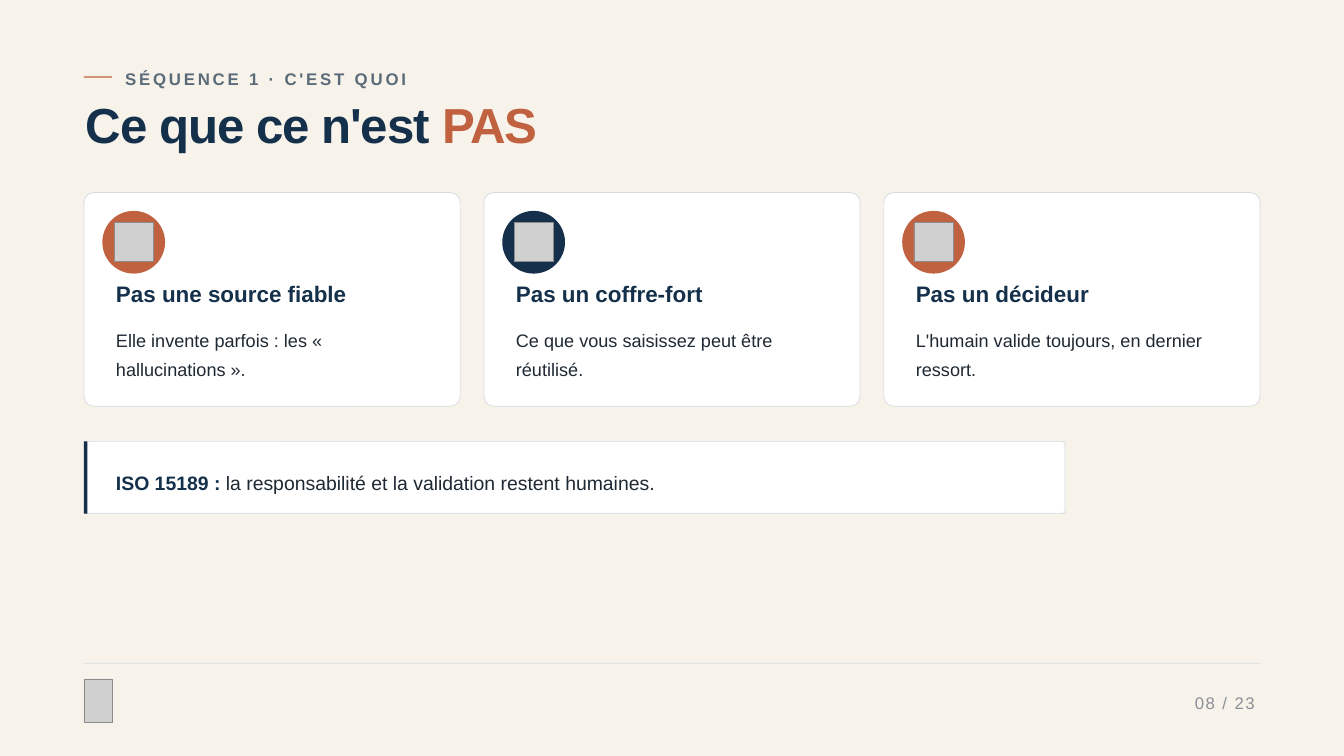
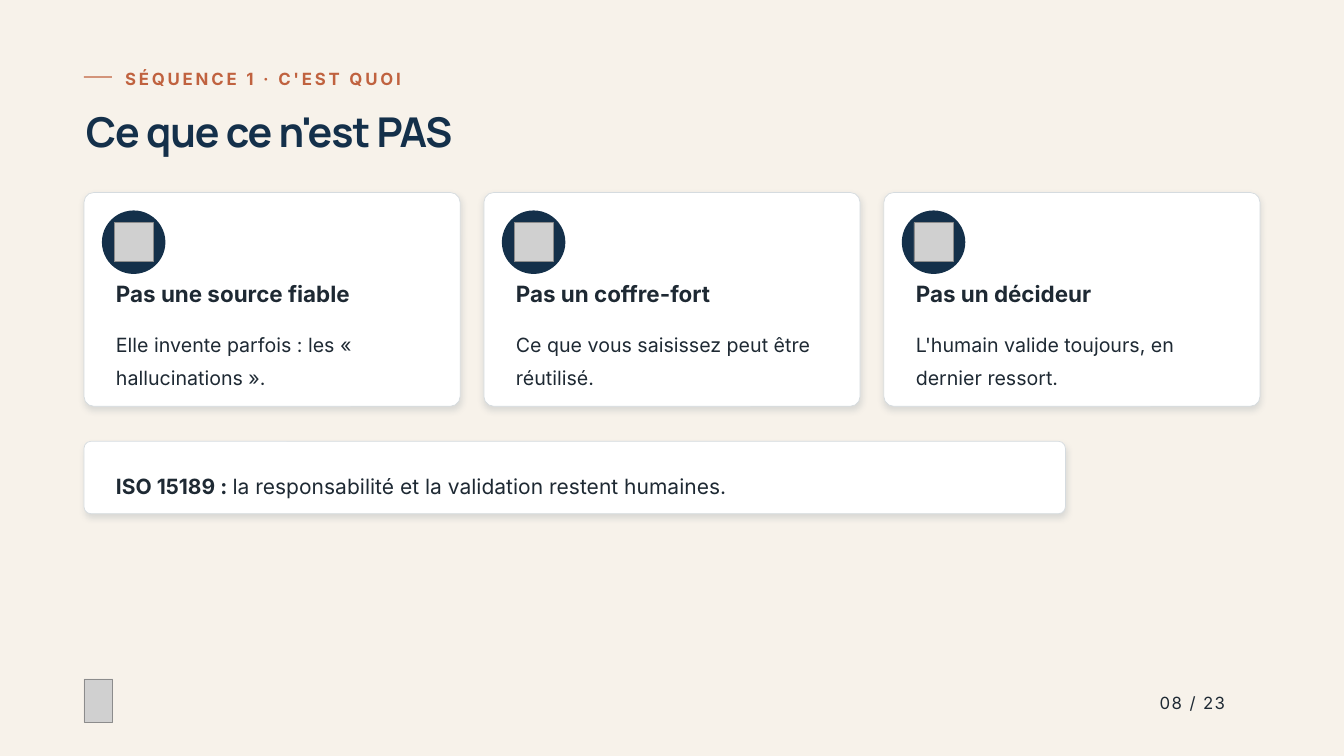
Before and after one commit to IsomereFR/Divers, a slide deck: slide 8 of Demande_de_prompt_formation_IA_2.pptx. Drawn at 1344x756 pixels with LibreOffice and Linux fonts; fonts in the diff are those of the drawing; grey boxes stand for pictures. Boxes give left, top, right and bottom in pixels: in the first picture for what was removed or moved away, otherwise in the second. Text is boxed around its words. In the diff, an @@ line names an element or a change of style, - is before the commit and + after.

```diff
--- a/Demande_de_prompt_formation_IA_2.pptx
+++ b/Demande_de_prompt_formation_IA_2.pptx
@@ text "SÉQUENCE 1 · C'EST QUOI" at [125,72,400,86]: font Arial to Inter, text colour #5B6B79 to #C0623F @@
@@ text "Ce que ce n'est PAS" at [86,117,453,157]: size 52.7 to 44 pt, font Arial to Manrope; text colour #C0623F to #14304A in "PAS"; line spacing 0.84 to 1.04 @@
@@ shadow on in 3 elements at [84,192,460,406], [484,192,860,406], [884,192,1260,406] @@
@@ ellipse at [102,210,165,274]: fill #C0623F to #14304A @@
@@ ellipse at [902,210,965,274]: fill #C0623F to #14304A @@
@@ font Arial to Inter, text colour #14304A to #1E2933 in 3 elements at [116,285,350,303], [516,285,710,303], [916,284,1091,303] @@
@@ size 19.4 to 21 pt, font Arial to Inter; line spacing 1.3 to 1.4 in 3 elements at [116,337,335,386], [516,337,810,386], [916,337,1174,386] @@
@@ rounded rectangle at [84,442,1065,514]: outline none to #D5DBDF 0.75 pt; shadow on @@
@@ rectangle removed at [84,442,1065,442] @@
@@ rectangle removed at [84,442,87,514] @@
@@ rectangle removed at [1064,442,1065,514] @@
@@ text "ISO 15189 : la responsabilité ..." at [116,478,726,499]: size 20.8 to 22.5 pt, font Arial to Inter; text colour #14304A to #1E2933 in "ISO 15189 :"; line spacing 1.25 to 1.35 @@
@@ rectangle removed at [84,513,1065,513] @@
@@ rectangle removed at [84,663,1260,663] @@
@@ text "08 / 23": place and size @@
-text "08 / 23" at [1195,697,1255,709]
+text "08 / 23" at [1160,696,1225,709]
@@ text "08 / 23" at [1160,696,1225,709]: font Arial to Inter, text colour #8A9097 to #1E2933 @@
```
Also in this commit, not shown: 22 other slides changed.
